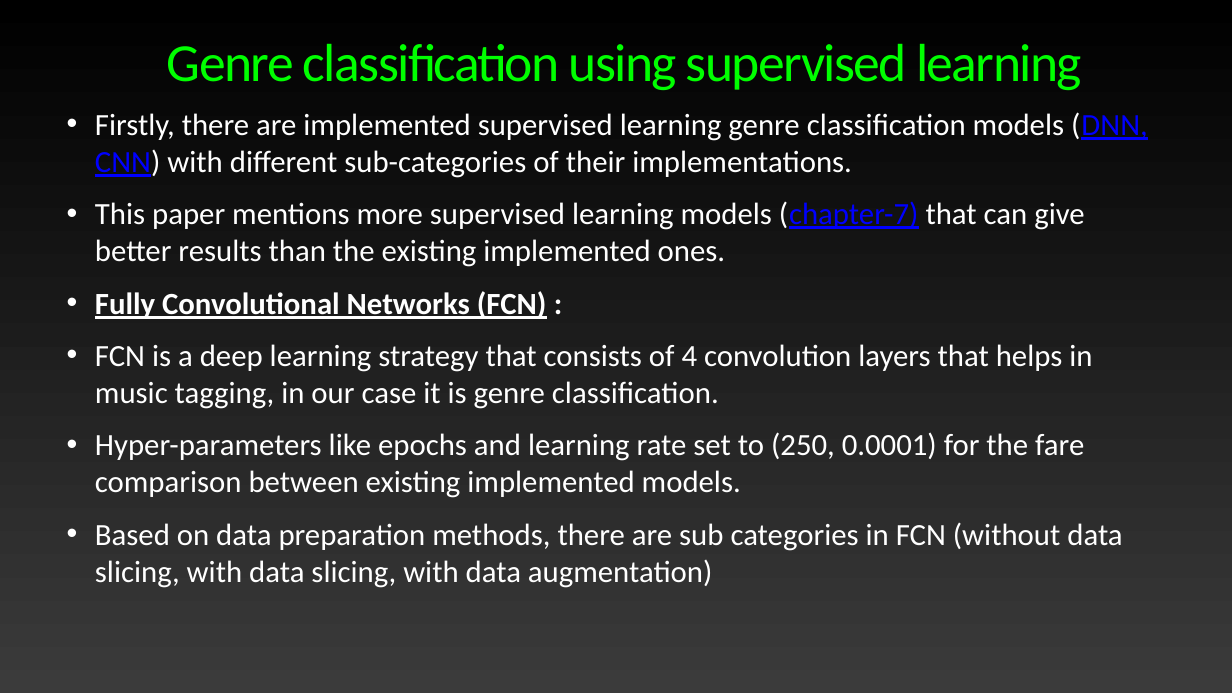
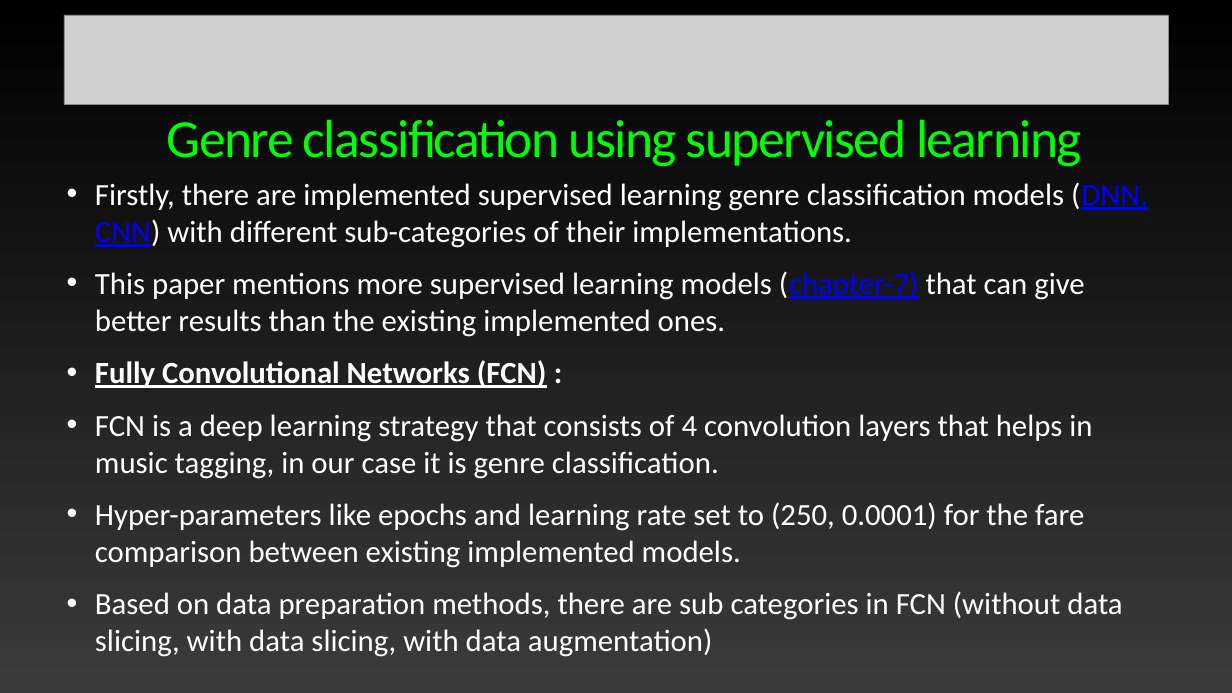
Before and after one commit to manichandra3/Music-Genre-Prediction-NLP_CS683-Group-Project-, a slide deck: slide 4 of Presentation.pptx (slide 2 before the commit). Drawn at 1232x693 pixels with LibreOffice and Linux fonts; fonts in the diff are those of the drawing; grey boxes stand for pictures. Boxes give left, top, right and bottom in pixels: in the first picture for what was removed or moved away, otherwise in the second. Text is boxed around its words. In the diff, an @@ line names an element or a change of style, - is before the commit and + after.

```diff
--- a/Presentation.pptx
+++ b/Presentation.pptx
@@ picture added at (64,15,1168,104) @@
@@ title "Genre classification using supervised learning": place and size @@
-title "Genre classification using supervised learning" at (167,43,1082,91)
+title "Genre classification using supervised learning" at (167,119,1082,167)
@@ text "Firstly, there are implemented supervised ...": place and size @@
-text "Firstly, there are implemented supervised ..." at (95,112,1148,588)
+text "Firstly, there are implemented supervised ..." at (95,182,1148,657)
```
Also in this commit, not shown: 3 other slides changed, 2 slides added, 4 slides removed.
